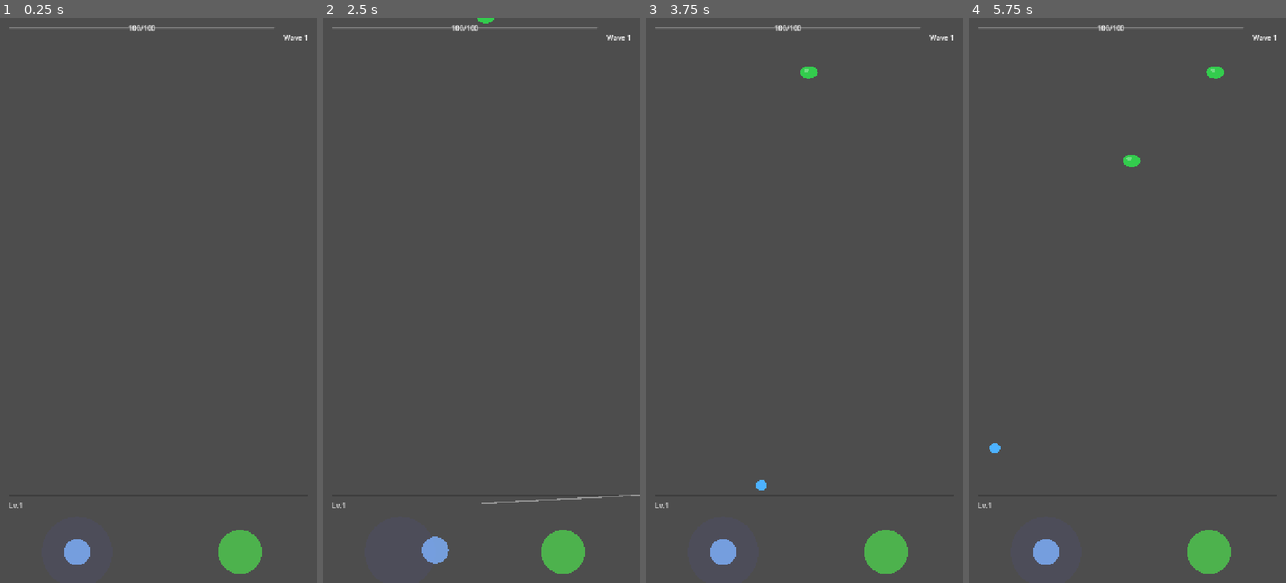
Above: before the commit, frames 1-4 (left to right).
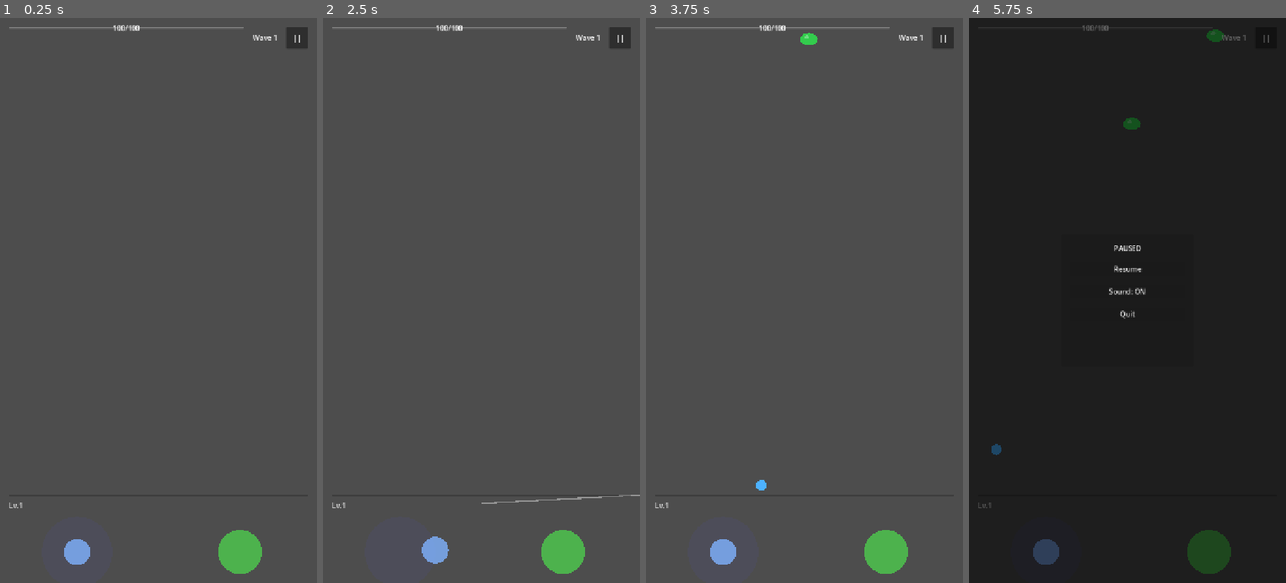
Above: after the commit, the same moments.

Repository: Randroids-Dojo/GoPit
Game: Godot game, scene res://scenes/game.tscn
The game is run twice, just before and just after one commit, with the same random seed, the same clock (stepped at 60 frames per second) and the same inputs.
Inputs (mouse positions are in pixels of both pictures, inside the frame that each line leads up to):
- Up to frame 1 (0.25 s): no input
- Up to frame 2 (2.5 s): click (620, 40) at 0.5 s, where only the run after the commit has a clickable "||"; click (481, 266) at 1.25 s, where only the run after the commit has a clickable "Resume"; tap Enter at 2 s; drag from (399, 554) to (481, 549) at 2.02 s
- Up to frame 3 (3.75 s): drag from (886, 554) to (804, 549) at 2.77 s; move the mouse to (836, 176) at 3.52 s; hold Right from 3.53 s (still down); tap Backspace at 3.6 s
- Up to frame 4 (5.75 s): release Right at 4.25 s; drag from (1111, 413) to (1032, 215) at 4.27 s; move the mouse to (1222, 385) at 5.02 s; hold Left from 5.03 s (still down); tap Ctrl at 5.1 s; tap Space at 5.27 s; tap Escape (ui_cancel) at 5.65 s

The runs differ from the first frame. In frame 1, 0.4% of the frame differs, in the area x 35-98%, y 1-6%; in frame 2, 0.4%; in frame 3, 0.6%; in frame 4, 100%, in the area x 0-100%, y 0-100%.

Commit message:
Add pause menu with mute toggle
Features:
- Pause overlay with Resume, Sound toggle, and Quit buttons
- Pause button (||) added to HUD top bar
- Mute state persists across sessions (saved to user://audio_settings.save)
- Auto-pause when app loses focus (mobile-friendly)
- ESC/back button toggles pause during gameplay

Implementation:
- New pause_overlay.gd script with process_mode=ALWAYS
- SoundManager extended with toggle_mute(), is_muted property
- HUD wires pause button to overlay
- game_controller handles NOTIFICATION_APPLICATION_FOCUS_OUT

Closes GoPit-zmz

Diff:
--- a/scenes/game.tscn
+++ b/scenes/game.tscn
@@ -10,6 +10,7 @@
 [ext_resource type="Script" path="res://scripts/ui/hud.gd" id="8_hud"]
 [ext_resource type="Script" path="res://scripts/ui/game_over_overlay.gd" id="9_gameover"]
 [ext_resource type="Script" path="res://scripts/ui/level_up_overlay.gd" id="10_levelup"]
+[ext_resource type="Script" path="res://scripts/ui/pause_overlay.gd" id="11_pause"]
 
 [sub_resource type="RectangleShape2D" id="RectangleShape2D_wall"]
 size = Vector2(20, 1280)
@@ -118,6 +119,11 @@
 layout_mode = 2
 text = "Wave 1"
 horizontal_alignment = 2
+
+[node name="PauseButton" type="Button" parent="UI/HUD/TopBar"]
+custom_minimum_size = Vector2(50, 50)
+layout_mode = 2
+text = "||"
 
 [node name="XPBarContainer" type="MarginContainer" parent="UI/HUD"]
 layout_mode = 1
@@ -370,3 +376,59 @@
 layout_mode = 2
 text = "Description"
 horizontal_alignment = 1
+
+[node name="PauseOverlay" type="CanvasLayer" parent="UI"]
+process_mode = 3
+script = ExtResource("11_pause")
+
+[node name="DimBackground" type="ColorRect" parent="UI/PauseOverlay"]
+anchors_preset = 15
+anchor_right = 1.0
+anchor_bottom = 1.0
+grow_horizontal = 2
+grow_vertical = 2
+color = Color(0, 0, 0, 0.6)
+
+[node name="Panel" type="Panel" parent="UI/PauseOverlay/DimBackground"]
+layout_mode = 1
+anchors_preset = 8
+anchor_left = 0.5
+anchor_top = 0.5
+anchor_right = 0.5
+anchor_bottom = 0.5
+offset_left = -150.0
+offset_top = -150.0
+offset_right = 150.0
+offset_bottom = 150.0
+grow_horizontal = 2
+grow_vertical = 2
+
+[node name="VBoxContainer" type="VBoxContainer" parent="UI/PauseOverlay/DimBackground/Panel"]
+layout_mode = 1
+anchors_preset = 15
+anchor_right = 1.0
+anchor_bottom = 1.0
+offset_left = 20.0
+offset_top = 20.0
+offset_right = -20.0
+offset_bottom = -20.0
+grow_horizontal = 2
+grow_vertical = 2
+theme_override_constants/separation = 20
+
+[node name="PausedLabel" type="Label" parent="UI/PauseOverlay/DimBackground/Panel/VBoxContainer"]
+layout_mode = 2
+text = "PAUSED"
+horizontal_alignment = 1
+
+[node name="ResumeButton" type="Button" parent="UI/PauseOverlay/DimBackground/Panel/VBoxContainer"]
+layout_mode = 2
+text = "Resume"
+
+[node name="MuteButton" type="Button" parent="UI/PauseOverlay/DimBackground/Panel/VBoxContainer"]
+layout_mode = 2
+text = "Sound: ON"
+
+[node name="QuitButton" type="Button" parent="UI/PauseOverlay/DimBackground/Panel/VBoxContainer"]
+layout_mode = 2
+text = "Quit"
--- a/scripts/autoload/sound_manager.gd
+++ b/scripts/autoload/sound_manager.gd
@@ -4,6 +4,13 @@
 var _players: Array[AudioStreamPlayer] = []
 const MAX_PLAYERS := 8
 const SAMPLE_RATE := 44100.0
+
+# Mute state
+var is_muted: bool = false:
+	set(value):
+		is_muted = value
+		AudioServer.set_bus_mute(0, is_muted)
+		_save_settings()
 
 enum SoundType {
 	FIRE,
@@ -18,11 +25,33 @@
 
 
 func _ready() -> void:
+	_load_settings()
 	for i in MAX_PLAYERS:
 		var player := AudioStreamPlayer.new()
 		player.bus = "Master"
 		add_child(player)
 		_players.append(player)
+
+
+func toggle_mute() -> void:
+	is_muted = !is_muted
+
+
+func _save_settings() -> void:
+	var data := {"muted": is_muted}
+	var file := FileAccess.open("user://audio_settings.save", FileAccess.WRITE)
+	if file:
+		file.store_string(JSON.stringify(data))
+
+
+func _load_settings() -> void:
+	if FileAccess.file_exists("user://audio_settings.save"):
+		var file := FileAccess.open("user://audio_settings.save", FileAccess.READ)
+		if file:
+			var data = JSON.parse_string(file.get_as_text())
+			if data and data.has("muted"):
+				is_muted = data["muted"]
+				AudioServer.set_bus_mute(0, is_muted)
 
 
 func play(sound_type: SoundType) -> void:
--- a/scripts/game/game_controller.gd
+++ b/scripts/game/game_controller.gd
@@ -10,6 +10,7 @@
 @onready var joystick: Control = $UI/HUD/InputContainer/HBoxContainer/JoystickContainer/VirtualJoystick
 @onready var fire_button: Control = $UI/HUD/InputContainer/HBoxContainer/FireButtonContainer/FireButton
 @onready var aim_line: Line2D = $GameArea/AimLine
+@onready var pause_overlay: CanvasLayer = $UI/PauseOverlay
 
 var gem_scene: PackedScene = preload("res://scenes/entities/gem.tscn")
 
@@ -145,6 +146,14 @@
 	_cleanup_offscreen_balls()
 
 
+func _notification(what: int) -> void:
+	# Auto-pause when app loses focus (mobile)
+	if what == NOTIFICATION_APPLICATION_FOCUS_OUT:
+		if GameManager.current_state == GameManager.GameState.PLAYING:
+			if pause_overlay:
+				pause_overlay.show_pause()
+
+
 func _cleanup_offscreen_balls() -> void:
 	if not balls_container:
 		return
--- a/scripts/ui/hud.gd
+++ b/scripts/ui/hud.gd
@@ -4,8 +4,11 @@
 @onready var hp_bar: ProgressBar = $TopBar/HPBar
 @onready var hp_label: Label = $TopBar/HPBar/HPLabel
 @onready var wave_label: Label = $TopBar/WaveLabel
+@onready var pause_button: Button = $TopBar/PauseButton
 @onready var xp_bar: ProgressBar = $XPBarContainer/XPBar
 @onready var level_label: Label = $XPBarContainer/LevelLabel
+
+var pause_overlay: CanvasLayer
 
 
 func _ready() -> void:
@@ -13,8 +16,20 @@
 	_update_wave()
 	_update_xp()
 
+	# Get reference to pause overlay
+	pause_overlay = get_node_or_null("../PauseOverlay")
+
+	# Connect pause button
+	if pause_button:
+		pause_button.pressed.connect(_on_pause_pressed)
+
 	# Connect to GameManager signals
 	GameManager.state_changed.connect(_on_state_changed)
+
+
+func _on_pause_pressed() -> void:
+	if pause_overlay:
+		pause_overlay.show_pause()
 
 
 func _process(_delta: float) -> void:
--- /dev/null
+++ b/scripts/ui/pause_overlay.gd
@@ -0,0 +1,76 @@
+extends CanvasLayer
+## Pause menu overlay with mute toggle
+
+signal resumed
+signal quit_requested
+
+@onready var mute_button: Button = $DimBackground/Panel/VBoxContainer/MuteButton
+@onready var resume_button: Button = $DimBackground/Panel/VBoxContainer/ResumeButton
+@onready var quit_button: Button = $DimBackground/Panel/VBoxContainer/QuitButton
+
+
+func _ready() -> void:
+	visible = false
+	process_mode = Node.PROCESS_MODE_ALWAYS
+
+	# Connect buttons
+	if resume_button:
+		resume_button.pressed.connect(_on_resume_pressed)
+	if quit_button:
+		quit_button.pressed.connect(_on_quit_pressed)
+	if mute_button:
+		mute_button.pressed.connect(_on_mute_pressed)
+		_update_mute_button()
+
+
+func _unhandled_input(event: InputEvent) -> void:
+	# Handle back button on Android / Escape key
+	if event.is_action_pressed("ui_cancel"):
+		if visible:
+			_resume()
+		elif GameManager.current_state == GameManager.GameState.PLAYING:
+			_pause()
+		get_viewport().set_input_as_handled()
+
+
+func show_pause() -> void:
+	_pause()
+
+
+func _pause() -> void:
+	if GameManager.current_state != GameManager.GameState.PLAYING:
+		return
+
+	visible = true
+	GameManager.pause_game()
+	_update_mute_button()
+
+
+func _resume() -> void:
+	visible = false
+	GameManager.resume_game()
+	resumed.emit()
+
+
+func _on_resume_pressed() -> void:
+	_resume()
+
+
+func _on_quit_pressed() -> void:
+	visible = false
+	get_tree().paused = false
+	quit_requested.emit()
+	get_tree().reload_current_scene()
+
+
+func _on_mute_pressed() -> void:
+	SoundManager.toggle_mute()
+	_update_mute_button()
+
+
+func _update_mute_button() -> void:
+	if mute_button:
+		if SoundManager.is_muted:
+			mute_button.text = "Sound: OFF"
+		else:
+			mute_button.text = "Sound: ON"
Not shown: 1 places in scenes/game.tscn that only renumber resources
Not shown, changed: .beads/issues.jsonl
